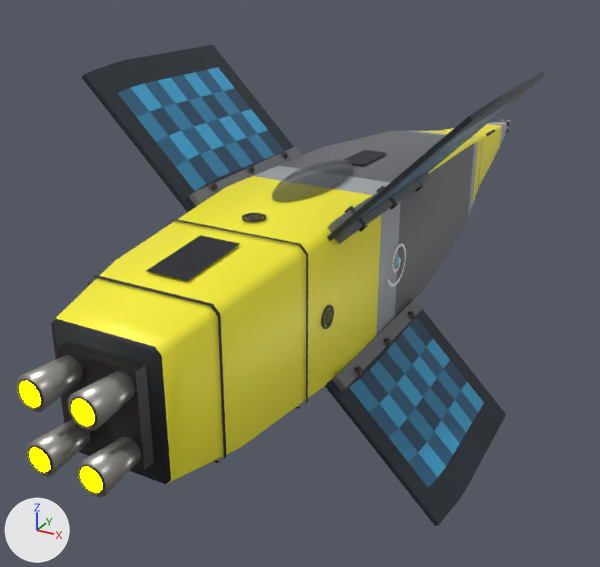
The glTF model ThoriumGap_JS/models/Ship_Crosspanel_1.glb, before and after one commit.
Before and after are seen from a 50 mm lens placed at (3.22, -7.13, 2.79), pointed at (-0.58, -0.22, -0.66). The axes (+X, +Y, +Z) are drawn at lower left. The lights are the same throughout. The first picture is the older version. Where no turn or scale is listed for an object, it has been applied to the vertices.

Names of what the first picture shows: 'Canopy_DorsalLowSquareBubble', 'EngineBell_LowerLeft_TaperedSquareClusterNozzle', 'EngineBell_LowerRight_TaperedSquareClusterNozzle', 'EngineBell_UpperLeft_TaperedSquareClusterNozzle', 'EngineBell_UpperRight_TaperedSquareClusterNozzle', 'EngineDeck_SquareAftManifold', 'EngineEmitter', 'Fuselage_SquareBody', 'HullAccessPanel_TopAft', 'Nose_SquareTaperedForwardSection', 'SolarPanelWing_LowerRightRidge_RectangularPhotovoltaicGrid', 'SolarPanelWing_TopLeftRidge_RectangularPhotovoltaicGrid', 'SolarPanelWing_TopRightRidge_RectangularPhotovoltaicGrid' and 26 more.
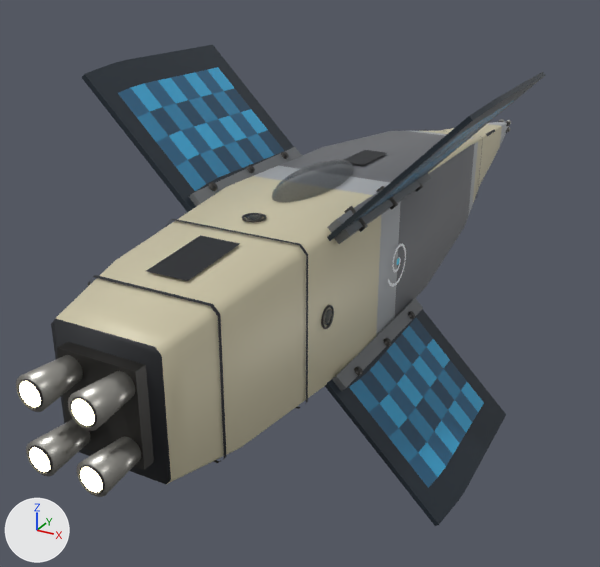
Boxes [x1, y1, x2, y2] around the edits, measured in the pictures (600 x 567 px):
'Fuselage_SquareBody', recoloured
    both: [54, 131, 485, 484]
'EngineEmitter', recoloured (yellow to beige)
    both: [19, 381, 103, 492]
'Nose_SquareTaperedForwardSection', recoloured (yellow to grey)
    both: [439, 122, 505, 182]

The edits, one by one:
In material 'EngineGlow' (mat_engineglow), emission_color goes from (1.0, 1.0, 0.0) (yellow #ffff00) to (0.62, 0.57, 0.4) (beige #cec7aa).
Material 'Ship_CrosspanelFamily_ScoutArray_narrow_vanes_broad_center_band_Seed341360_Hull_Main' (mat_ship_crosspanelfamily_scoutarray_narrow_vanes_broad_center_band_seed341360_hull_main) changes colour from yellow #fff635 to beige #cec7aa; in linear values from (1.0, 0.92, 0.035) to (0.62, 0.57, 0.4).
Material 'Ship_CrosspanelFamily_ScoutArray_narrow_vanes_broad_center_band_Seed341360_Hull_Panel' (mat_ship_crosspanelfamily_scoutarray_narrow_vanes_broad_center_band_seed341360_hull_panel) changes colour from yellow #fff635 to beige #cec7aa; in linear values from (1.0, 0.92, 0.035) to (0.62, 0.57, 0.4).
